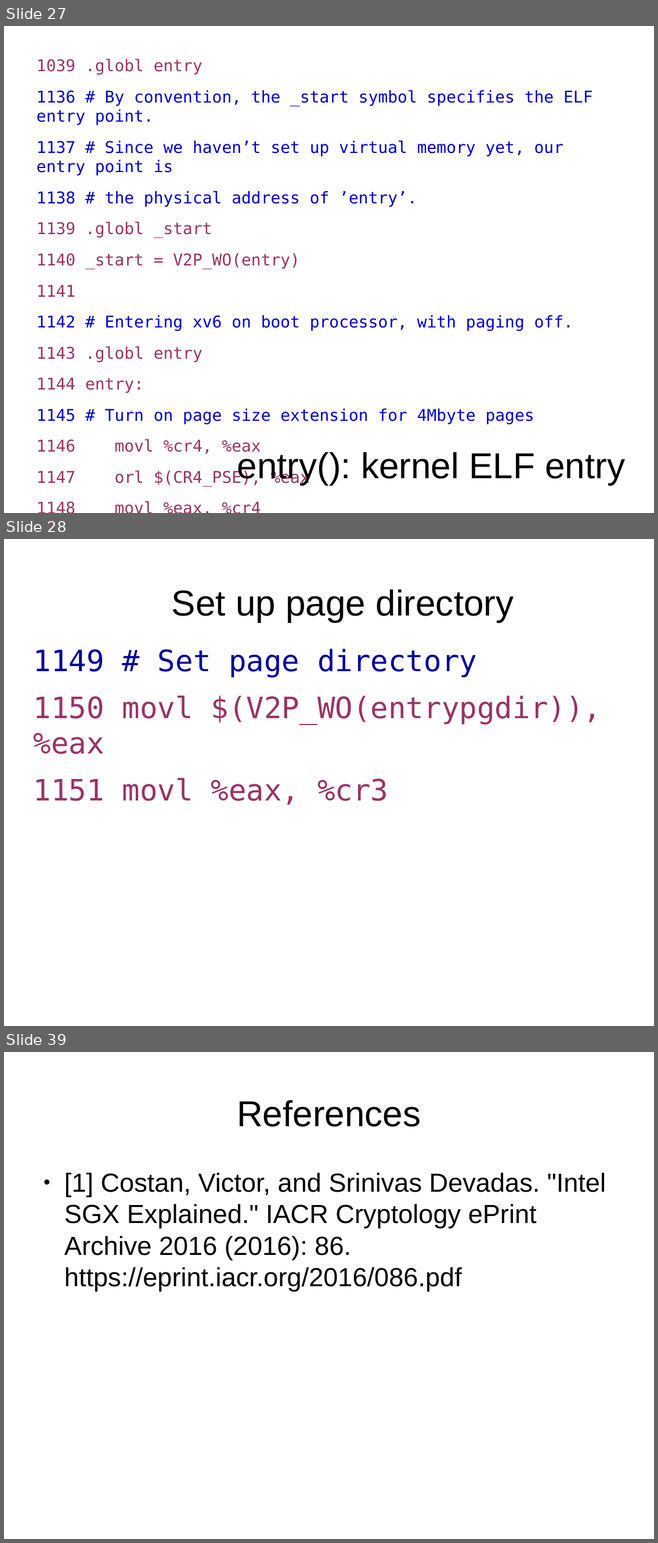
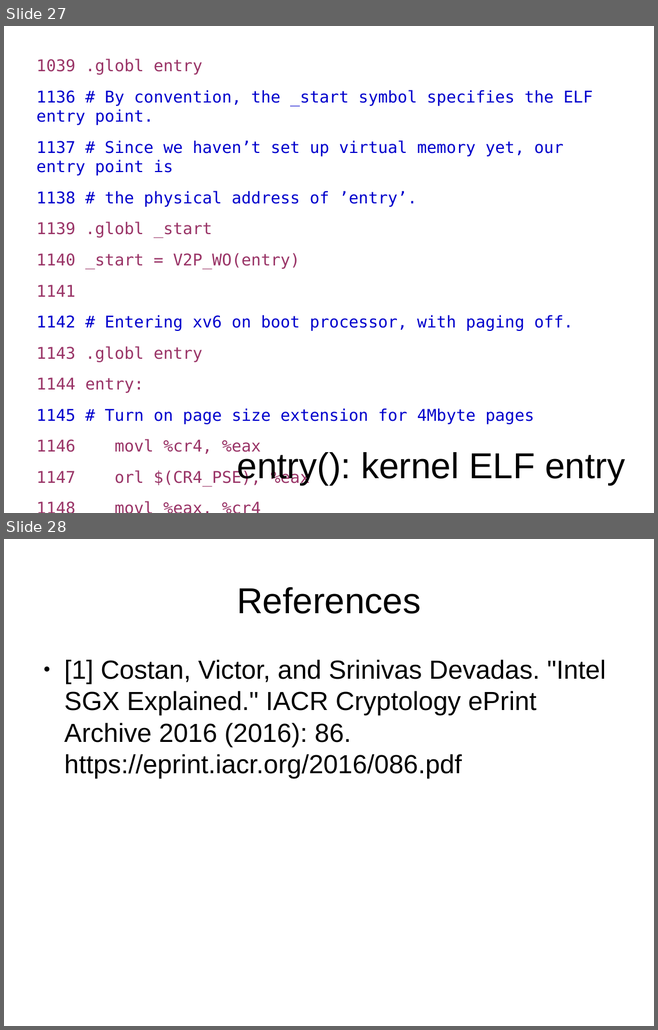
Before and after one commit to antonburtsev/cs5460, a slide deck: lectures/lecture07-system-boot/lecture07-system-boot.odp. Shown one above the other, each under a label of ours: slides 27, 28 and 39 before the commit, slides 27 and 28 after it; the slides between them are not shown. The pictures are 658x1543 and 658x1030 pixels, drawn with LibreOffice and Linux fonts; fonts in the diff are those of the drawing. Boxes give left, top, right and bottom in pixels: in the first picture for what was removed or moved away, otherwise in the second. Text is boxed around its words. In the diff, an @@ line names an element or a change of style, - is before the commit and + after.

```diff
--- a/lectures/lecture07-system-boot/lecture07-system-boot.odp
+++ b/lectures/lecture07-system-boot/lecture07-system-boot.odp
@@ slide 28 removed at [4, 539, 654, 1026], background #FFFFFF @@
@@ title removed at [172, 589, 514, 622] @@
-Set up page directory
@@ text removed at [34, 649, 601, 805] @@
-1149 # Set page directory
-1150 movl $(V2P_WO(entrypgdir)), %eax
-1151 movl %eax, %cr3
@@ what was slide 39 is now slide 28 @@
```
Also in this commit, not shown: 10 other slides removed, 6 other files.
